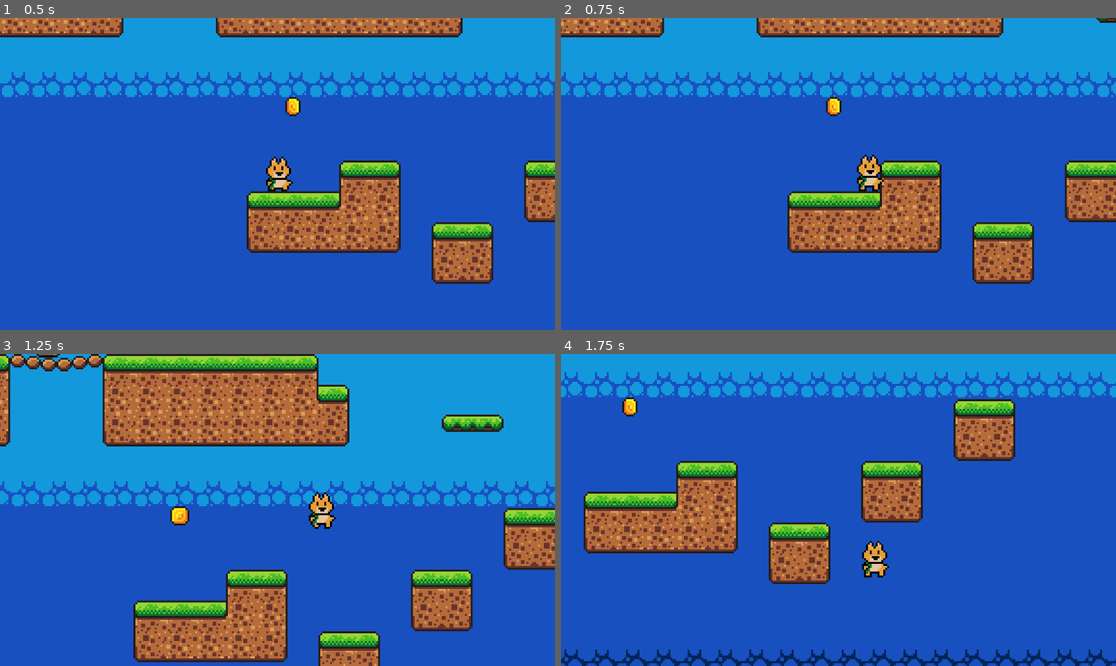
Above: before the commit, frames 1-4 (two rows, left to right).
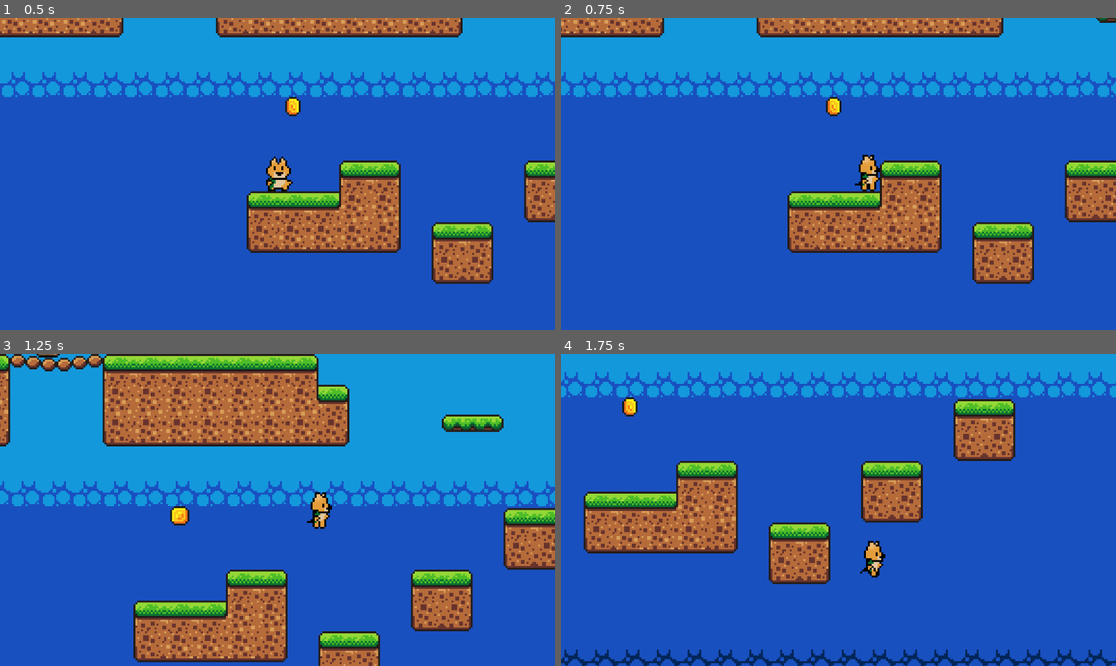
Above: after the commit, the same moments.

Repository: RafaeloxMC/shiba
Game: Godot game, scene res://scenes/game.tscn
Two runs of this game, one before a commit and one after it. Both use one fixed random seed, a clock stepped at 60 frames per second and the inputs below.
Inputs:
- Up to frame 1 (0.5 s): no input
- Up to frame 2 (0.75 s): tap Enter at 0.5 s; hold Right (move_right) from 0.53 s (still down)
- Up to frame 3 (1.25 s): keep holding Right (move_right); tap Space (jump) at 0.77 s
- Up to frame 4 (1.75 s): keep holding Right (move_right); tap Space (jump) at 1.52 s

Frame 1 is identical in both runs. In frame 2, 0.3% of the frame differs, in the area x 52-59%, y 43-56%; in frame 3, 0.3%; in frame 4, 0.4%, in the area x 53-60%, y 59-72%.

Commit message:
Shiba now has a side-profile while walking

Diff:
--- a/scenes/coin.tscn
+++ b/scenes/coin.tscn
@@ -98,6 +98,45 @@
 
 [sub_resource type="CircleShape2D" id="CircleShape2D_ssuvv"]
 radius = 6.0
+
+[sub_resource type="Animation" id="Animation_d14el"]
+length = 0.001
+tracks/0/type = "value"
+tracks/0/imported = false
+tracks/0/enabled = true
+tracks/0/path = NodePath("AnimatedSprite2D:visible")
+tracks/0/interp = 1
+tracks/0/loop_wrap = true
+tracks/0/keys = {
+"times": PackedFloat32Array(0),
+"transitions": PackedFloat32Array(1),
+"update": 1,
+"values": [true]
+}
+tracks/1/type = "value"
+tracks/1/imported = false
+tracks/1/enabled = true
+tracks/1/path = NodePath("CollisionShape2D:disabled")
+tracks/1/interp = 1
+tracks/1/loop_wrap = true
+tracks/1/keys = {
+"times": PackedFloat32Array(0),
+"transitions": PackedFloat32Array(1),
+"update": 1,
+"values": [false]
+}
+tracks/2/type = "value"
+tracks/2/imported = false
+tracks/2/enabled = true
+tracks/2/path = NodePath("PickupSound:playing")
+tracks/2/interp = 1
+tracks/2/loop_wrap = true
+tracks/2/keys = {
+"times": PackedFloat32Array(0),
+"transitions": PackedFloat32Array(1),
+"update": 1,
+"values": [false]
+}
 
 [sub_resource type="Animation" id="Animation_11l1o"]
 resource_name = "pickup"
@@ -154,45 +193,6 @@
 }]
 }
 
-[sub_resource type="Animation" id="Animation_d14el"]
-length = 0.001
-tracks/0/type = "value"
-tracks/0/imported = false
-tracks/0/enabled = true
-tracks/0/path = NodePath("AnimatedSprite2D:visible")
-tracks/0/interp = 1
-tracks/0/loop_wrap = true
-tracks/0/keys = {
-"times": PackedFloat32Array(0),
-"transitions": PackedFloat32Array(1),
-"update": 1,
-"values": [true]
-}
-tracks/1/type = "value"
-tracks/1/imported = false
-tracks/1/enabled = true
-tracks/1/path = NodePath("CollisionShape2D:disabled")
-tracks/1/interp = 1
-tracks/1/loop_wrap = true
-tracks/1/keys = {
-"times": PackedFloat32Array(0),
-"transitions": PackedFloat32Array(1),
-"update": 1,
-"values": [false]
-}
-tracks/2/type = "value"
-tracks/2/imported = false
-tracks/2/enabled = true
-tracks/2/path = NodePath("PickupSound:playing")
-tracks/2/interp = 1
-tracks/2/loop_wrap = true
-tracks/2/keys = {
-"times": PackedFloat32Array(0),
-"transitions": PackedFloat32Array(1),
-"update": 1,
-"values": [false]
-}
-
 [sub_resource type="AnimationLibrary" id="AnimationLibrary_1ikuy"]
 _data = {
 &"RESET": SubResource("Animation_d14el"),
--- a/scenes/player.tscn
+++ b/scenes/player.tscn
@@ -134,6 +134,118 @@
 [sub_resource type="AtlasTexture" id="AtlasTexture_487ah"]
 atlas = ExtResource("1_3vyb7")
 region = Rect2(96, 64, 32, 32)
+
+[sub_resource type="AtlasTexture" id="AtlasTexture_md1ol"]
+atlas = ExtResource("1_3vyb7")
+region = Rect2(128, 64, 32, 32)
+
+[sub_resource type="AtlasTexture" id="AtlasTexture_jc3p3"]
+atlas = ExtResource("1_3vyb7")
+region = Rect2(160, 64, 32, 32)
+
+[sub_resource type="AtlasTexture" id="AtlasTexture_hax0n"]
+atlas = ExtResource("1_3vyb7")
+region = Rect2(192, 64, 32, 32)
+
+[sub_resource type="AtlasTexture" id="AtlasTexture_t4otl"]
+atlas = ExtResource("1_3vyb7")
+region = Rect2(224, 64, 32, 32)
+
+[sub_resource type="AtlasTexture" id="AtlasTexture_j2b1d"]
+atlas = ExtResource("1_3vyb7")
+region = Rect2(0, 64, 32, 32)
+
+[sub_resource type="AtlasTexture" id="AtlasTexture_cs1tg"]
+atlas = ExtResource("1_3vyb7")
+region = Rect2(32, 64, 32, 32)
+
+[sub_resource type="AtlasTexture" id="AtlasTexture_2dvfe"]
+atlas = ExtResource("1_3vyb7")
+region = Rect2(64, 64, 32, 32)
+
+[sub_resource type="AtlasTexture" id="AtlasTexture_giy8y"]
+atlas = ExtResource("1_3vyb7")
+region = Rect2(96, 64, 32, 32)
+
+[sub_resource type="AtlasTexture" id="AtlasTexture_fdfoy"]
+atlas = ExtResource("1_3vyb7")
+region = Rect2(128, 64, 32, 32)
+
+[sub_resource type="AtlasTexture" id="AtlasTexture_hhpqf"]
+atlas = ExtResource("1_3vyb7")
+region = Rect2(160, 64, 32, 32)
+
+[sub_resource type="AtlasTexture" id="AtlasTexture_g5jhy"]
+atlas = ExtResource("1_3vyb7")
+region = Rect2(192, 64, 32, 32)
+
+[sub_resource type="AtlasTexture" id="AtlasTexture_holxr"]
+atlas = ExtResource("1_3vyb7")
+region = Rect2(224, 64, 32, 32)
+
+[sub_resource type="AtlasTexture" id="AtlasTexture_mx1m4"]
+atlas = ExtResource("1_3vyb7")
+region = Rect2(0, 64, 32, 32)
+
+[sub_resource type="AtlasTexture" id="AtlasTexture_4gjji"]
+atlas = ExtResource("1_3vyb7")
+region = Rect2(32, 64, 32, 32)
+
+[sub_resource type="AtlasTexture" id="AtlasTexture_u2ulf"]
+atlas = ExtResource("1_3vyb7")
+region = Rect2(64, 64, 32, 32)
+
+[sub_resource type="AtlasTexture" id="AtlasTexture_6e8lb"]
+atlas = ExtResource("1_3vyb7")
+region = Rect2(96, 64, 32, 32)
+
+[sub_resource type="AtlasTexture" id="AtlasTexture_2gdjj"]
+atlas = ExtResource("1_3vyb7")
+region = Rect2(128, 64, 32, 32)
+
+[sub_resource type="AtlasTexture" id="AtlasTexture_sc3ue"]
+atlas = ExtResource("1_3vyb7")
+region = Rect2(160, 64, 32, 32)
+
+[sub_resource type="AtlasTexture" id="AtlasTexture_lxlsd"]
+atlas = ExtResource("1_3vyb7")
+region = Rect2(192, 64, 32, 32)
+
+[sub_resource type="AtlasTexture" id="AtlasTexture_ha2mi"]
+atlas = ExtResource("1_3vyb7")
+region = Rect2(224, 64, 32, 32)
+
+[sub_resource type="AtlasTexture" id="AtlasTexture_apa73"]
+atlas = ExtResource("1_3vyb7")
+region = Rect2(0, 64, 32, 32)
+
+[sub_resource type="AtlasTexture" id="AtlasTexture_74r1k"]
+atlas = ExtResource("1_3vyb7")
+region = Rect2(32, 64, 32, 32)
+
+[sub_resource type="AtlasTexture" id="AtlasTexture_8svfe"]
+atlas = ExtResource("1_3vyb7")
+region = Rect2(64, 64, 32, 32)
+
+[sub_resource type="AtlasTexture" id="AtlasTexture_2a3c5"]
+atlas = ExtResource("1_3vyb7")
+region = Rect2(96, 64, 32, 32)
+
+[sub_resource type="AtlasTexture" id="AtlasTexture_42b1b"]
+atlas = ExtResource("1_3vyb7")
+region = Rect2(128, 64, 32, 32)
+
+[sub_resource type="AtlasTexture" id="AtlasTexture_h7ic4"]
+atlas = ExtResource("1_3vyb7")
+region = Rect2(160, 96, 32, 32)
+
+[sub_resource type="AtlasTexture" id="AtlasTexture_au7lq"]
+atlas = ExtResource("1_3vyb7")
+region = Rect2(192, 64, 32, 32)
+
+[sub_resource type="AtlasTexture" id="AtlasTexture_nubpm"]
+atlas = ExtResource("1_3vyb7")
+region = Rect2(224, 64, 32, 32)
 
 [sub_resource type="SpriteFrames" id="SpriteFrames_tuyoq"]
 animations = [{
@@ -251,6 +363,90 @@
 }, {
 "duration": 1.0,
 "texture": SubResource("AtlasTexture_487ah")
+}, {
+"duration": 1.0,
+"texture": SubResource("AtlasTexture_md1ol")
+}, {
+"duration": 1.0,
+"texture": SubResource("AtlasTexture_jc3p3")
+}, {
+"duration": 1.0,
+"texture": SubResource("AtlasTexture_hax0n")
+}, {
+"duration": 1.0,
+"texture": SubResource("AtlasTexture_t4otl")
+}, {
+"duration": 1.0,
+"texture": SubResource("AtlasTexture_j2b1d")
+}, {
+"duration": 1.0,
+"texture": SubResource("AtlasTexture_cs1tg")
+}, {
+"duration": 1.0,
+"texture": SubResource("AtlasTexture_2dvfe")
+}, {
+"duration": 1.0,
+"texture": SubResource("AtlasTexture_giy8y")
+}, {
+"duration": 1.0,
+"texture": SubResource("AtlasTexture_fdfoy")
+}, {
+"duration": 1.0,
+"texture": SubResource("AtlasTexture_hhpqf")
+}, {
+"duration": 1.0,
+"texture": SubResource("AtlasTexture_g5jhy")
+}, {
+"duration": 1.0,
+"texture": SubResource("AtlasTexture_holxr")
+}, {
+"duration": 1.0,
+"texture": SubResource("AtlasTexture_mx1m4")
+}, {
+"duration": 1.0,
+"texture": SubResource("AtlasTexture_4gjji")
+}, {
+"duration": 1.0,
+"texture": SubResource("AtlasTexture_u2ulf")
+}, {
+"duration": 1.0,
+"texture": SubResource("AtlasTexture_6e8lb")
+}, {
+"duration": 1.0,
+"texture": SubResource("AtlasTexture_2gdjj")
+}, {
+"duration": 1.0,
+"texture": SubResource("AtlasTexture_sc3ue")
+}, {
+"duration": 1.0,
+"texture": SubResource("AtlasTexture_lxlsd")
+}, {
+"duration": 1.0,
+"texture": SubResource("AtlasTexture_ha2mi")
+}, {
+"duration": 1.0,
+"texture": SubResource("AtlasTexture_apa73")
+}, {
+"duration": 1.0,
+"texture": SubResource("AtlasTexture_74r1k")
+}, {
+"duration": 1.0,
+"texture": SubResource("AtlasTexture_8svfe")
+}, {
+"duration": 1.0,
+"texture": SubResource("AtlasTexture_2a3c5")
+}, {
+"duration": 1.0,
+"texture": SubResource("AtlasTexture_42b1b")
+}, {
+"duration": 1.0,
+"texture": SubResource("AtlasTexture_h7ic4")
+}, {
+"duration": 1.0,
+"texture": SubResource("AtlasTexture_au7lq")
+}, {
+"duration": 1.0,
+"texture": SubResource("AtlasTexture_nubpm")
 }],
 "loop": true,
 "name": &"walk",
@@ -268,10 +464,12 @@
 [node name="AnimatedSprite2D" type="AnimatedSprite2D" parent="."]
 position = Vector2(0, -12)
 sprite_frames = SubResource("SpriteFrames_tuyoq")
-animation = &"death"
+animation = &"walk"
 autoplay = "idle"
+frame_progress = 0.814111
 
 [node name="CollisionShape2D" type="CollisionShape2D" parent="."]
+visible = false
 z_index = 5
 position = Vector2(0, -7)
 shape = SubResource("CapsuleShape2D_fjrip")
--- a/scenes/squirrel.tscn
+++ b/scenes/squirrel.tscn
@@ -77,6 +77,8 @@
 [node name="AnimatedSprite2D" type="AnimatedSprite2D" parent="."]
 sprite_frames = SubResource("SpriteFrames_pjnre")
 animation = &"idle"
+frame = 7
+frame_progress = 1.0
 
 [node name="facing" type="RayCast2D" parent="AnimatedSprite2D"]
 target_position = Vector2(125, 0)
Binary file changed: assets/sprites/shiba.png
Not shown: 1 places in scenes/player.tscn that only renumber resources
